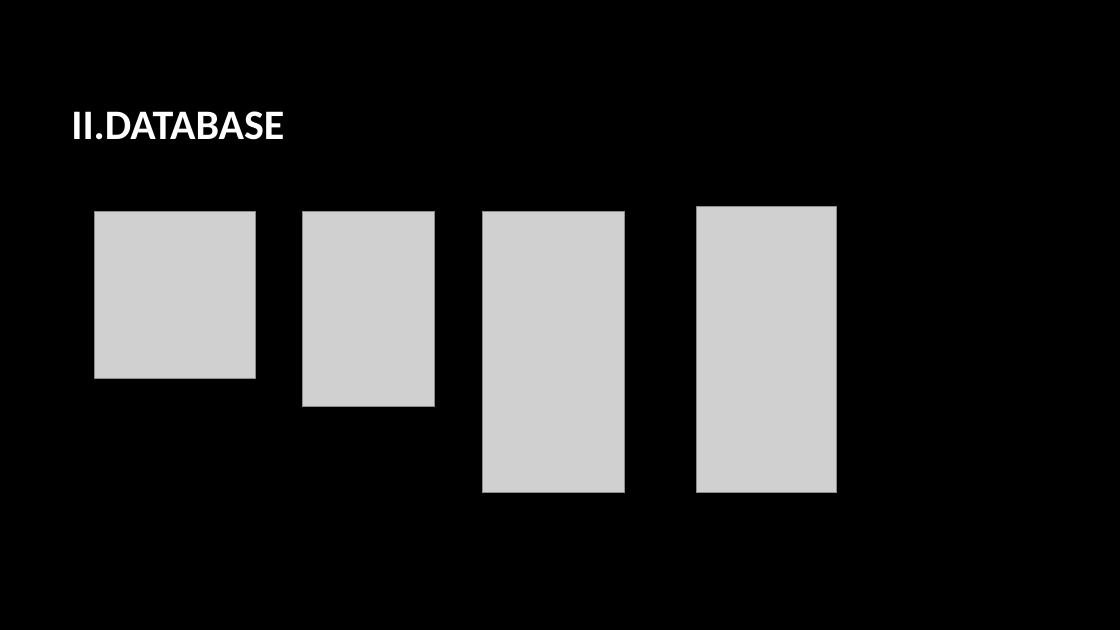
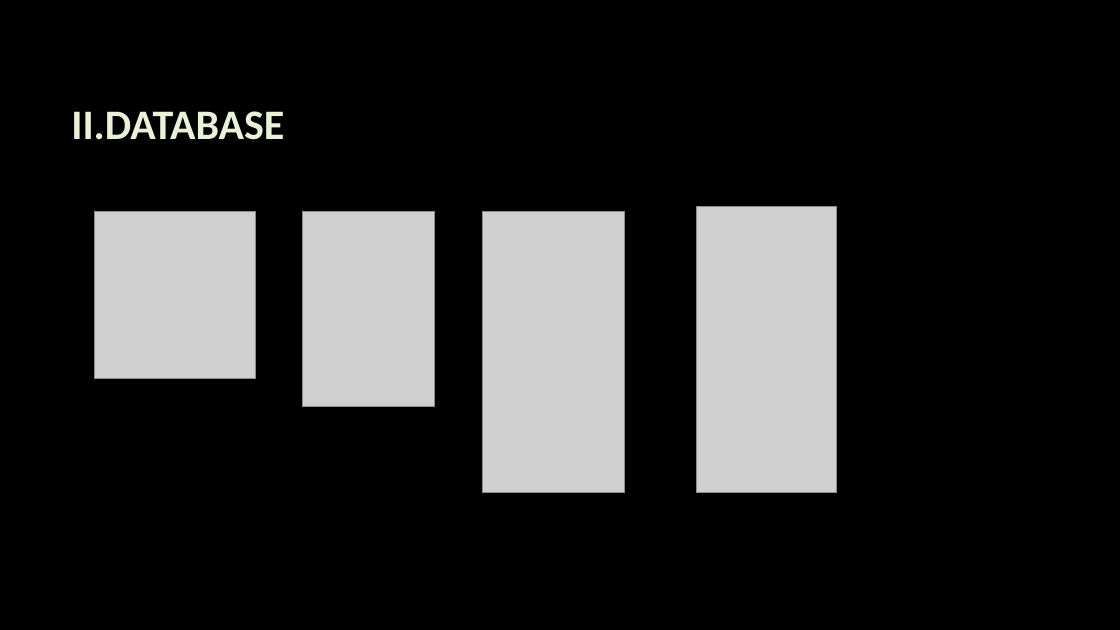
Before and after one commit to phamtoan021098/BaoCao-TieuLuanChuyenNganh, a slide deck: slide 5 of ĐỀ TÀI.pptx (slide 4 before the commit). Drawn at 1120x630 pixels with LibreOffice and Linux fonts; fonts in the diff are those of the drawing; grey boxes stand for pictures; background and template pictures are left out. Boxes give left, top, right and bottom in pixels: in the first picture for what was removed or moved away, otherwise in the second. Text is boxed around its words. In the diff, an @@ line names an element or a change of style, - is before the commit and + after.

```diff
--- a/ĐỀ TÀI.pptx
+++ b/ĐỀ TÀI.pptx
@@ title "II.DATABASE" at <box>71,111,284,140</box>: text colour #FFFFFF to #E9F1DB @@
```
Also in this commit, not shown: 4 other slides changed, 1 slide added, 1 slide removed.
